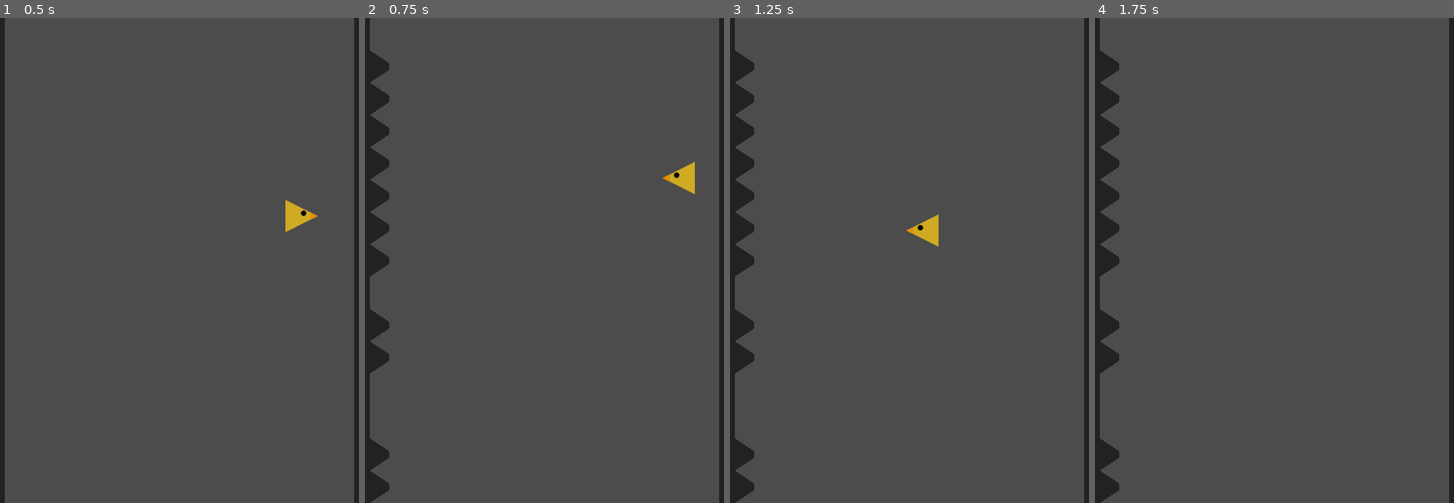
Above: before the commit, frames 1-4 (left to right).
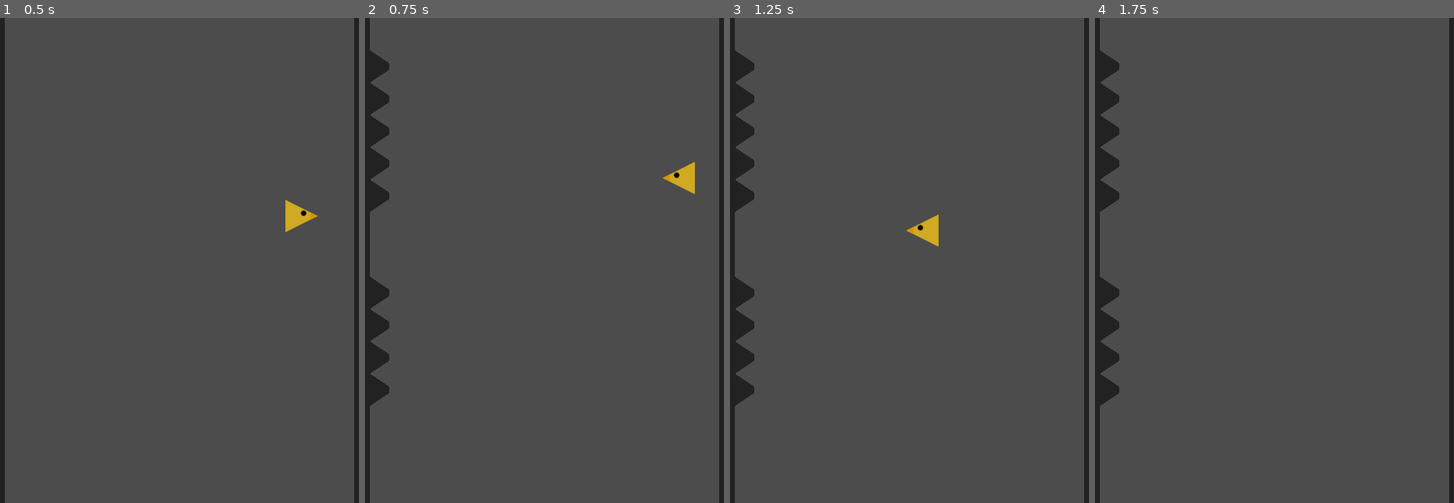
Above: after the commit, the same moments.

Repository: karmek-k/jumpbird
Game: Godot game, scene res://scenes/Game.tscn
Two runs of this game, one before a commit and one after it. Both use one fixed random seed, a clock stepped at 60 frames per second and the inputs below.
Inputs:
- Up to frame 1 (0.5 s): no input
- Up to frame 2 (0.75 s): hold Up (ui_up) from 0.53 s (still down)
- Up to frame 3 (1.25 s): keep holding Up (ui_up)
- Up to frame 4 (1.75 s): release Up (ui_up) at 1.28 s

Frame 1 is identical in both runs. In frame 2, 1.3% of the frame differs, in the area x 1-7%, y 40-100%; in frame 3, 1.3%; in frame 4, 1.3%.

Commit message:
Clean up the root script

Diff:
--- a/scripts/Root.gd
+++ b/scripts/Root.gd
@@ -2,10 +2,41 @@
 
 
 export var spike_height = 40
-export var min_holes = 2
-export var max_holes = 5
+export var min_holes = 3
+export var max_holes = 7
 
 var spike_scene = preload("res://scenes/Spike.tscn")
+
+
+func spike_start_pos(facing_right: bool):
+	# determine the wall the spikes should be placed on
+	if facing_right:
+		return $RSpikeStartPos
+
+	return $LSpikeStartPos
+
+
+func make_spike_positions(facing_right: bool):
+	var viewport_height = get_viewport_rect().size.y
+	var max_spike_count = floor(viewport_height / spike_height)
+	var spike_positions = []
+
+	# build the array of possible spike y coords
+	for i in max_spike_count:
+		spike_positions.append(
+			i * spike_height + spike_start_pos(facing_right).position.y
+		)
+
+	# generate the number of removed coords
+	var removed_count = randi() % (max_holes + 1)
+	while removed_count < min_holes:
+		removed_count = randi() % (max_holes + 1)
+
+	# remove coords
+	for _i in removed_count:
+		spike_positions.remove(randi() % spike_positions.size())
+
+	return spike_positions
 
 
 func _ready():
@@ -17,38 +48,14 @@
 
 
 func _on_Bird_wall_bumped(facing_right: bool):
-	var viewport_height = get_viewport_rect().size.y
-	var max_spike_count = floor(viewport_height / spike_height)
-	var spike_positions = []
-
 	# delete previous spikes
 	for spike in $Spikes.get_children():
 		spike.queue_free()
 
-	# determine the wall the spikes should be placed on
-	var spike_start_pos
-	if facing_right:
-		spike_start_pos = $RSpikeStartPos
-	else:
-		spike_start_pos = $LSpikeStartPos
-
-	# build the array of possible spike y coords
-	for i in max_spike_count:
-		spike_positions.append(i * spike_height + spike_start_pos.position.y)
-
-	# generate the number of removed coords
-	var removed_count = randi() % (max_holes + 1)
-	while removed_count < min_holes:
-		removed_count = randi() % (max_holes + 1)
-
-	# remove coords
-	for _i in removed_count:
-		spike_positions.remove(randi() % spike_positions.size())
-
 	# place spikes
-	for spike_y in spike_positions:
+	for spike_y in make_spike_positions(facing_right):
 		var spike = spike_scene.instance()
-		spike.position.x = spike_start_pos.position.x
+		spike.position.x = spike_start_pos(facing_right).position.x
 		spike.position.y = spike_y
 
 		if facing_right:
